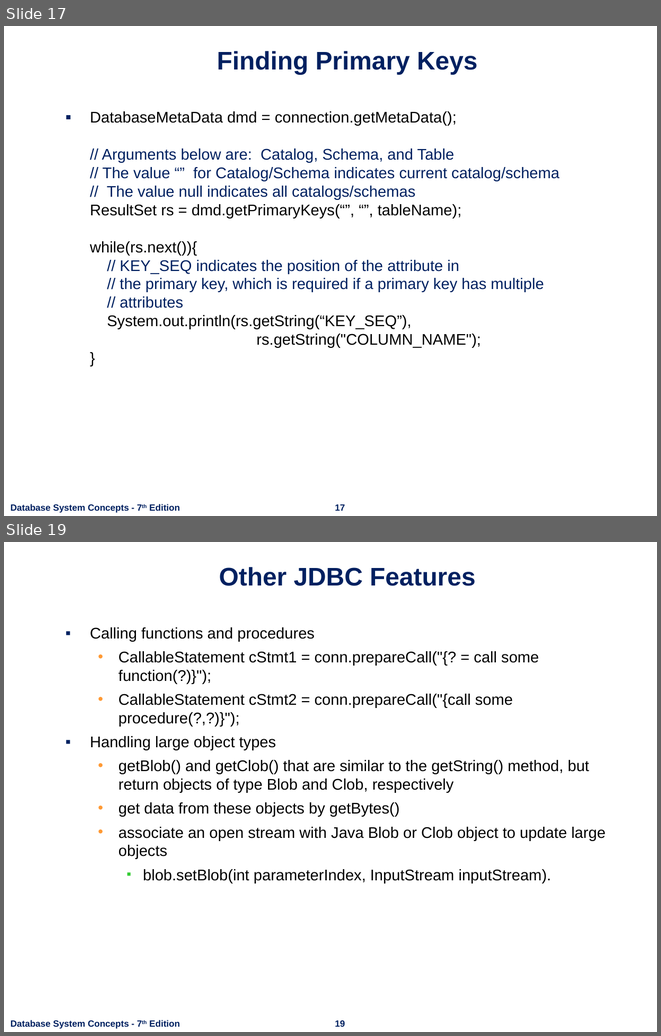
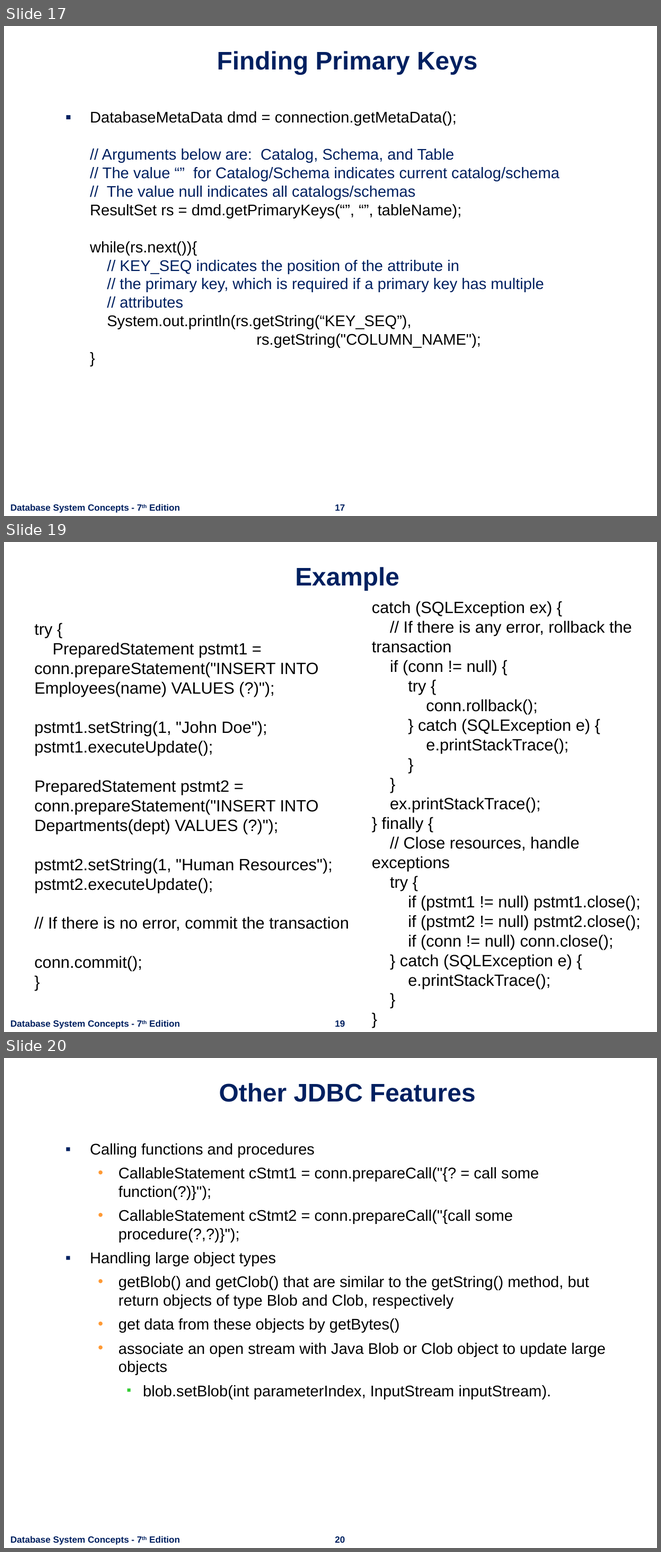
Before and after one commit to nashurgessa/DB-practices, a slide deck: Slides/L18-24 Advanced SQL.pptx. Shown one above the other, each under a label of ours: slides 17 and 19 before the commit, slides 17, 19 and 20 after it; the slides between them are not shown. The pictures are 661x1036 and 661x1552 pixels, drawn with LibreOffice and Linux fonts; fonts in the diff are those of the drawing; background and template pictures are left out. Boxes give left, top, right and bottom in pixels: in the first picture for what was removed or moved away, otherwise in the second. Text is boxed around its words. In the diff, an @@ line names an element or a change of style, - is before the commit and + after.

```diff
--- a/Slides/L18-24 Advanced SQL.pptx
+++ b/Slides/L18-24 Advanced SQL.pptx
@@ slide 19 added at <box>4,542,657,1032</box>, background #FFFFFF; not listed: 2 template elements that a slide beside it also shows @@
@@ title added at <box>295,567,399,590</box>, 28 pt, text #002060, bold @@
+Example
@@ text added at <box>372,601,641,988</box>, 18 pt, text #000000 @@
+catch (SQLException ex) {
+// If there is any error, rollback the transaction
+if (conn != null) {
+try {
+conn.rollback();
+} catch (SQLException e) {
+e.printStackTrace();
+}
+}
+ex.printStackTrace();
+} finally {
+// Close resources, handle exceptions
+try {
+if (pstmt1 != null) pstmt1.close();
+if (pstmt2 != null) pstmt2.close();
+if (conn != null) conn.close();
+} catch (SQLException e) {
+e.printStackTrace();
+}
+}
@@ text added at <box>34,624,349,971</box>, 18 pt, text #000000 @@
+try {
+PreparedStatement pstmt1 = conn.prepareStatement("INSERT INTO Employees(name) VALUES (?)");
+pstmt1.setString(1, "John Doe");
+pstmt1.executeUpdate();
+PreparedStatement pstmt2 =
+conn.prepareStatement("INSERT INTO
+Departments(dept) VALUES (?)");
+pstmt2.setString(1, "Human Resources");
+pstmt2.executeUpdate();
+// If there is no error, commit the transaction
+conn.commit();
+}
@@ what was slide 19 is now slide 20 @@
@@ page number at <box>335,1536,345,1542</box>: text changed @@
-19
+20
```
Also in this commit, not shown: 3 slides changed, 2 other slides added, 17 slides removed, 7 other files.
